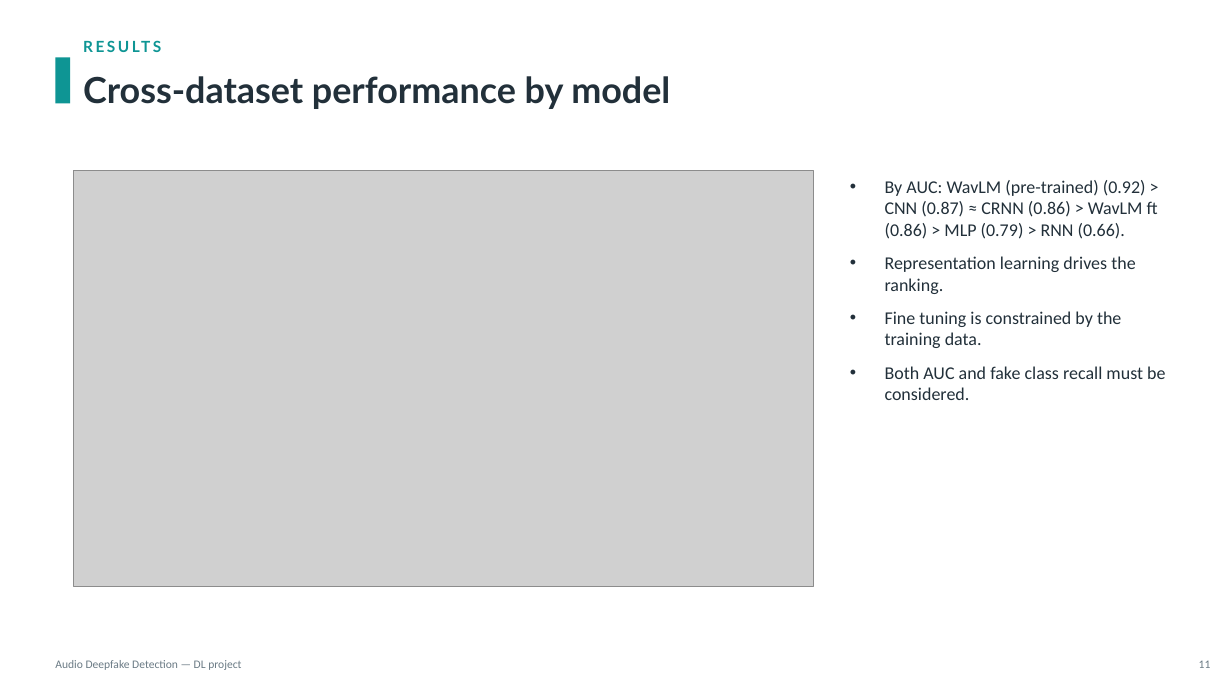
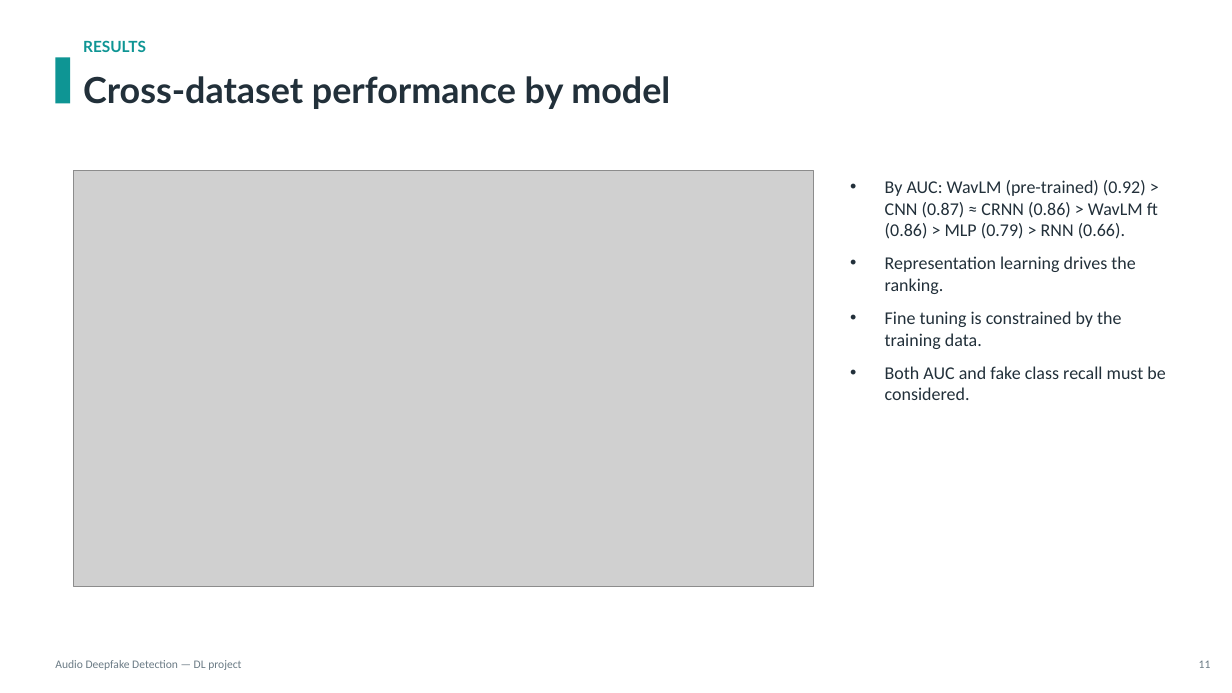
Before and after one commit to KonstaninosKaimakis/audio-deepfake-detection-DL, a slide deck: slide 13 of presentation.pptx. Drawn at 1232x693 pixels with LibreOffice and Linux fonts; fonts in the diff are those of the drawing; grey boxes stand for pictures. Boxes give left, top, right and bottom in pixels: in the first picture for what was removed or moved away, otherwise in the second. Text is boxed around its words. In the diff, an @@ line names an element or a change of style, - is before the commit and + after.

```diff
--- a/presentation.pptx
+++ b/presentation.pptx
@@ text "RESULTS" at [83, 40, 146, 52]: letter spacing 2 to 0 pt @@
@@ text "By AUC: WavLM (pre-trained) (0.92) ..." at [885, 180, 1165, 400]: less space between paragraphs @@
```
Also in this commit, not shown: 15 other slides changed.
